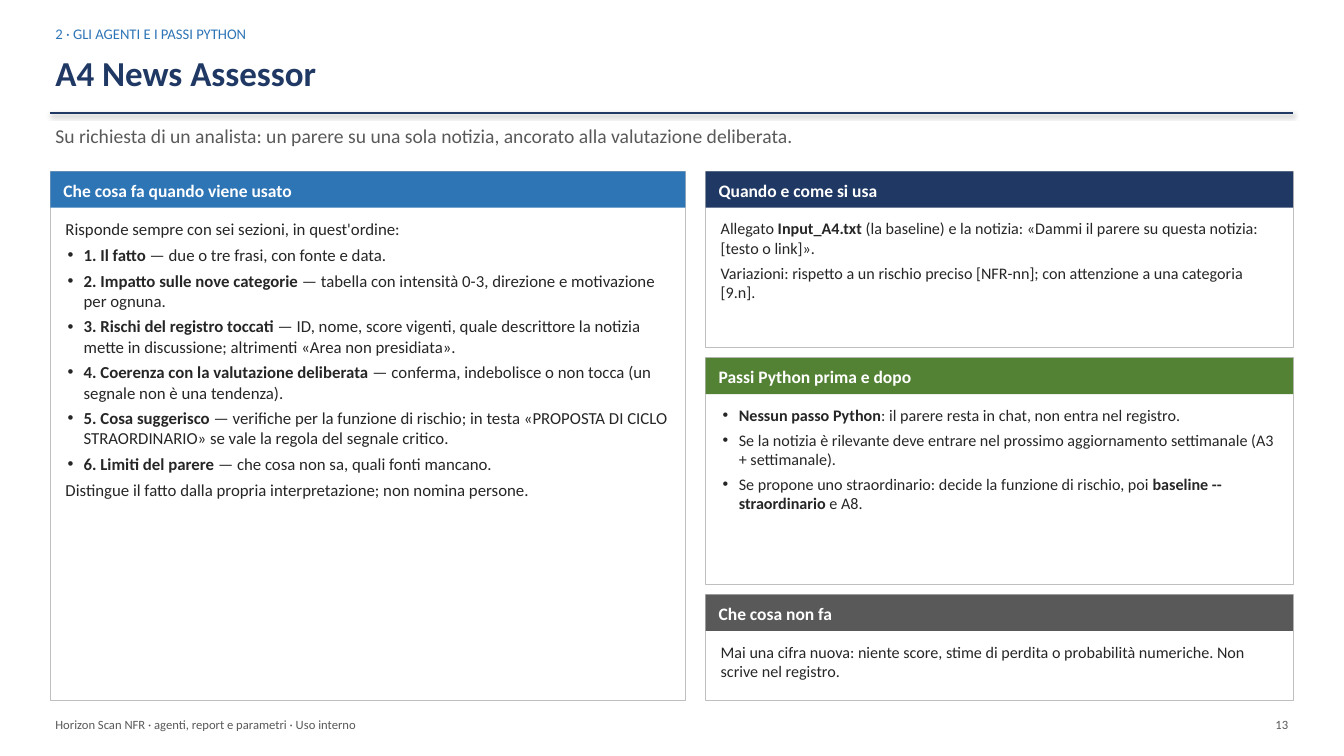
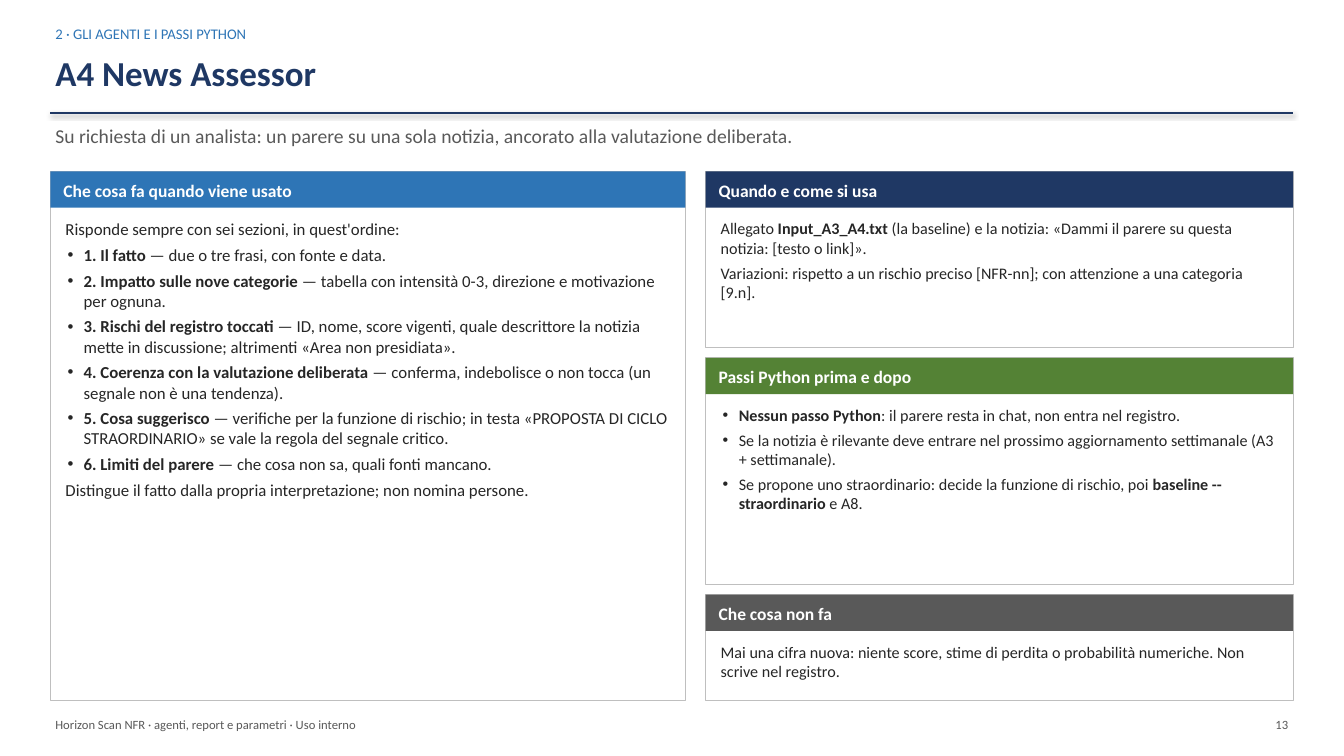
Before and after one commit to Corrado-70/NFR-Horizon-Agents, a slide deck: slide 13 of Presentazione/Horizon_Scan_NFR_presentazione.pptx. Drawn at 1344x756 pixels with LibreOffice and Linux fonts; fonts in the diff are those of the drawing. Boxes give left, top, right and bottom in pixels: in the first picture for what was removed or moved away, otherwise in the second. Text is boxed around its words. In the diff, an @@ line names an element or a change of style, - is before the commit and + after.

```diff
--- a/Presentazione/Horizon_Scan_NFR_presentazione.pptx
+++ b/Presentazione/Horizon_Scan_NFR_presentazione.pptx
@@ text at [721, 222, 1232, 257]: text changed @@
-Allegato Input_A4.txt (la baseline) e la notizia: «Dammi il parere su questa notizia: [testo o link]».
+Allegato Input_A3_A4.txt (la baseline) e la notizia: «Dammi il parere su questa notizia: [testo o link]».
```
Also in this commit, not shown: 7 other slides changed, 48 other files.
